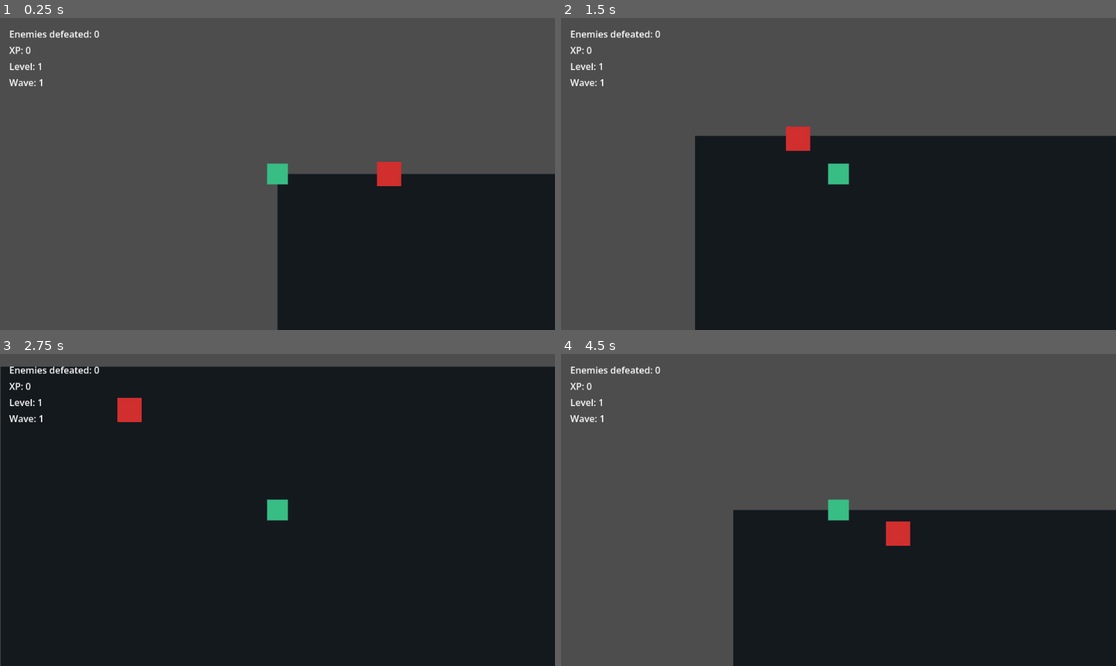
Above: before the commit, frames 1-4 (two rows, left to right).
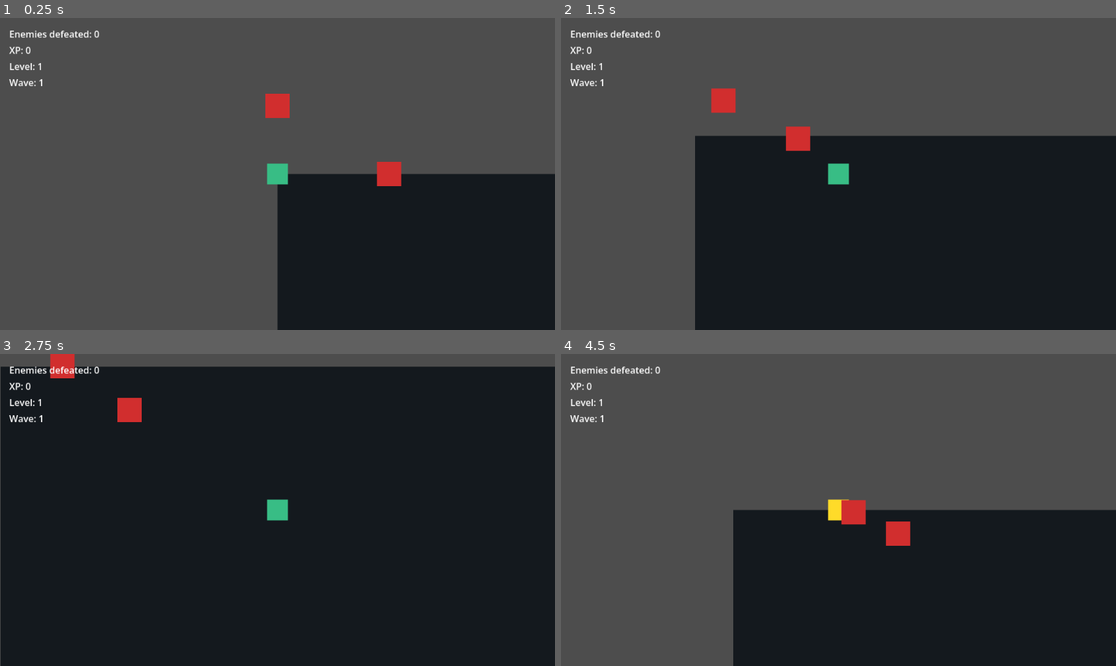
Above: after the commit, the same moments.

Repository: djlasher/Multi-Agent-Volume-1-RPG
Game: Godot game, scene res://scenes/main.tscn
Same seed, same stepped clock (60 frames per second), same inputs: the game is played once before the commit and once after it.
Inputs (mouse positions are in pixels of both pictures, inside the frame that each line leads up to):
- Up to frame 1 (0.25 s): no input
- Up to frame 2 (1.5 s): tap Enter at 0.5 s; move the mouse to (960, 158) at 0.52 s; hold Right (ui_right) 0.53-1.28 s; tap 1 at 0.6 s; click (960, 158) at 0.67 s; tap Space at 0.77 s; move the mouse to (727, 189) at 1.27 s; hold Down (ui_down) from 1.28 s (still down); tap 2 at 1.35 s
- Up to frame 3 (2.75 s): tap Space at 1.52 s; move the mouse to (333, 441) at 2.02 s; release Down (ui_down) at 2.03 s; hold Right (ui_right) from 2.03 s (still down); tap 3 at 2.1 s
- Up to frame 4 (4.5 s): move the mouse to (810, 572) at 2.77 s; release Right (ui_right) at 2.78 s; hold Up (ui_up) 2.78-3.53 s; tap R at 2.85 s; click (810, 572) at 2.92 s; tap Space at 3.02, 3.77 s; move the mouse to (1005, 556) at 3.52 s; hold Left (ui_left) from 3.53 s (still down); tap 1 at 3.6 s; move the mouse to (672, 463) at 4.27 s; tap 2 at 4.35 s

The runs differ from the first frame. In frame 1, 0.3% of the frame differs, in the area x 47-53%, y 24-33%; in frame 2, 0.4%; in frame 3, 0.3%; in frame 4, 0.5%, in the area x 48-55%, y 46-55%.

Commit message:
Add multiple enemy support

Diff:
--- a/scripts/enemy.gd
+++ b/scripts/enemy.gd
@@ -8,6 +8,7 @@
 var defeated: bool = false
 
 func _ready() -> void:
+	add_to_group("enemies")
 	player = get_tree().current_scene.get_node_or_null("Player")
 	body_entered.connect(_on_body_entered)
 
--- a/scripts/main.gd
+++ b/scripts/main.gd
@@ -9,6 +9,8 @@
 @export var attack_damage_upgrade_amount: int = 1
 @export var max_health_upgrade_amount: int = 1
 @export var enemies_per_wave: int = 3
+@export var base_enemy_count: int = 2
+@export var max_enemy_count: int = 6
 
 var enemies_defeated: int = 0
 var xp: int = 0
@@ -33,6 +35,7 @@
 	_update_level()
 	_update_wave()
 	_configure_enemy(enemy)
+	_fill_enemy_count()
 	level_up_label.visible = false
 	upgrade_choice_label.visible = false
 
@@ -74,10 +77,33 @@
 
 func _respawn_enemy_after_delay() -> void:
 	await get_tree().create_timer(enemy_respawn_delay, false).timeout
+	_fill_enemy_count()
+
+func _fill_enemy_count() -> void:
+	var target_count := _target_enemy_count()
+	while get_tree().get_nodes_in_group("enemies").size() < target_count:
+		_spawn_enemy()
+
+func _spawn_enemy() -> void:
 	var new_enemy := ENEMY_SCENE.instantiate()
-	new_enemy.position = enemy_spawn_point.position
+	var spawn_index := get_tree().get_nodes_in_group("enemies").size()
+	new_enemy.position = _spawn_position_for_index(spawn_index)
 	_configure_enemy(new_enemy)
 	add_child(new_enemy)
+
+func _target_enemy_count() -> int:
+	return min(base_enemy_count + wave - 1, max_enemy_count)
+
+func _spawn_position_for_index(spawn_index: int) -> Vector2:
+	var offsets := [
+		Vector2.ZERO,
+		Vector2(-140, -90),
+		Vector2(140, -90),
+		Vector2(-160, 90),
+		Vector2(160, 90),
+		Vector2(0, -150),
+	]
+	return enemy_spawn_point.position + offsets[spawn_index % offsets.size()]
 
 func _spawn_xp_pickup(spawn_position: Vector2) -> void:
 	var pickup := XP_PICKUP_SCENE.instantiate()
Not shown, changed: DEVELOPMENT_LOG.md
Not shown, changed: docs/DEVLOG.md
Not shown, changed: docs/RUNNING_LOCALLY.md
